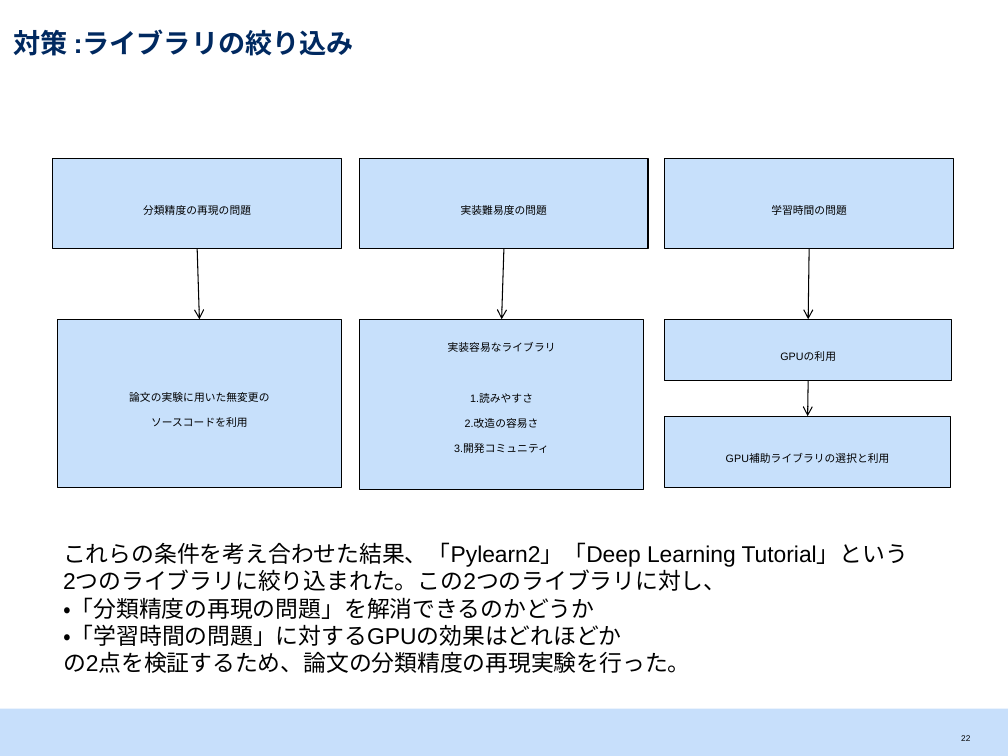
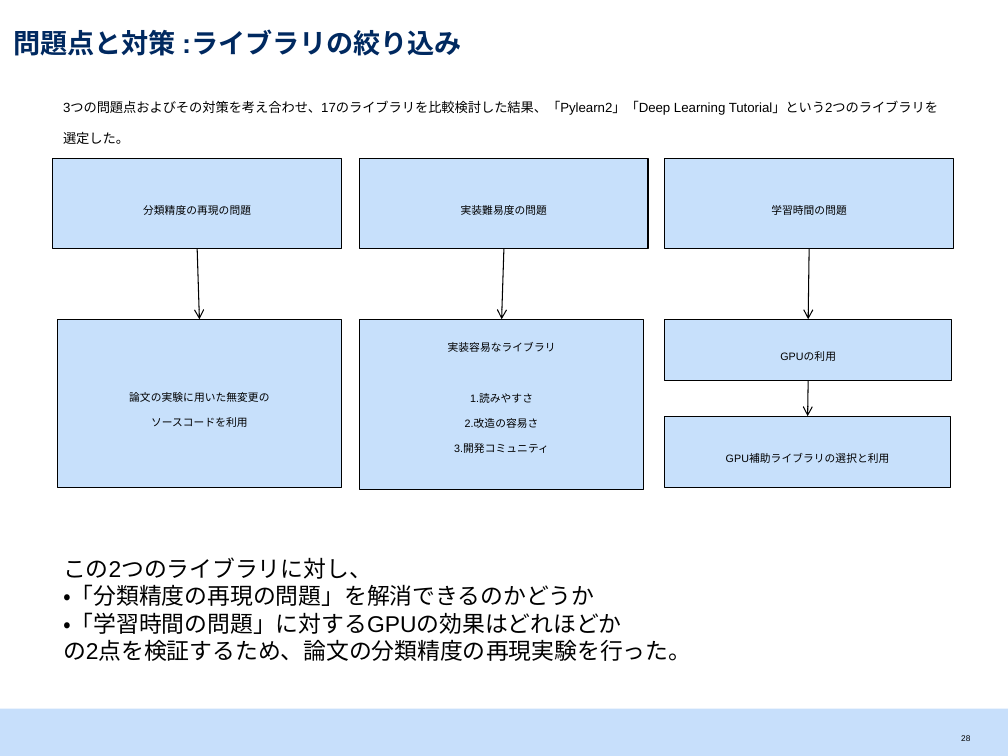
Before and after one commit to srtk/sotsuron, a slide deck: slide 29 of doc/sotsuron_defense/bd.pptx (slide 23 before the commit). Drawn at 1008x756 pixels with LibreOffice and Linux fonts; fonts in the diff are those of the drawing. Boxes give left, top, right and bottom in pixels: in the first picture for what was removed or moved away, otherwise in the second. Text is boxed around its words. In the diff, an @@ line names an element or a change of style, - is before the commit and + after.

```diff
--- a/doc/sotsuron_defense/bd.pptx
+++ b/doc/sotsuron_defense/bd.pptx
@@ title at box(13, 30, 462, 56): text changed @@
-対策 :ライブラリの絞り込み
+問題点と対策 :ライブラリの絞り込み
@@ text added at box(63, 102, 938, 144), 16 pt, text #000000 @@
+3つの問題点およびその対策を考え合わせ、17のライブラリを比較検討した結果、「Pylearn2」「Deep Learning Tutorial」という2つのライブラリを選定した。
@@ text at box(63, 557, 372, 579): text changed @@
-これらの条件を考え合わせた結果、「Pylearn2」「Deep Learning Tutorial」という
-2つのライブラリに絞り込まれた。この2つのライブラリに対し、
+この2つのライブラリに対し、
@@ text "この2つのライブラリに対し、": place and size @@
-text "この2つのライブラリに対し、" at box(63, 542, 908, 673)
+text "この2つのライブラリに対し、" at box(63, 557, 691, 661)
```
Also in this commit, not shown: 11 other slides changed, 12 slides added, 1 other file.
